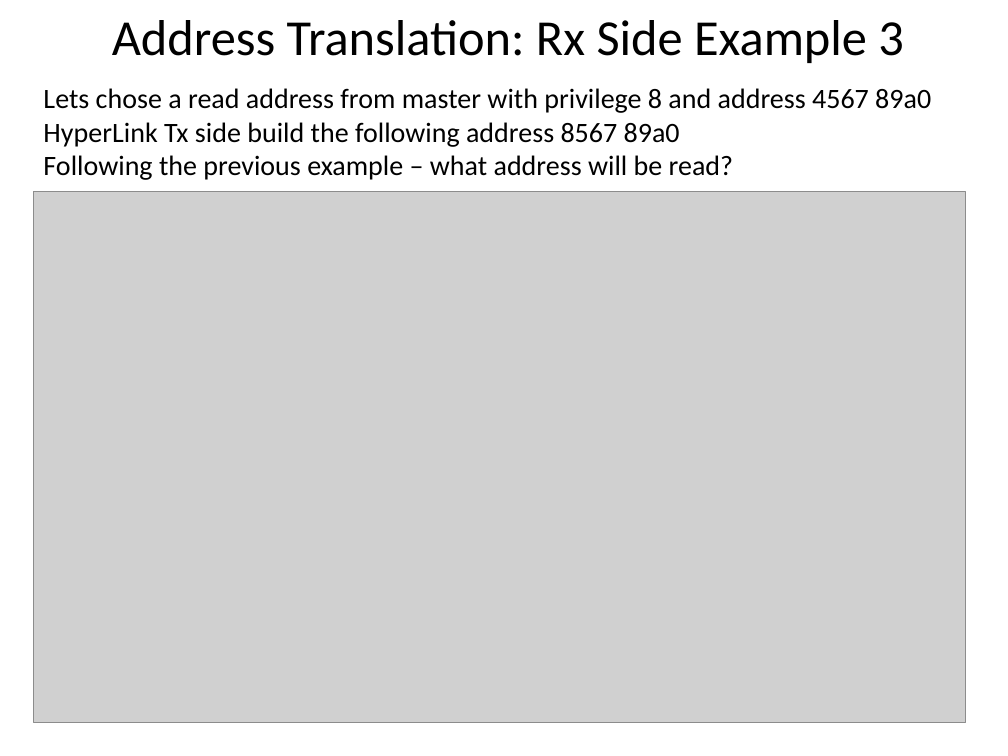
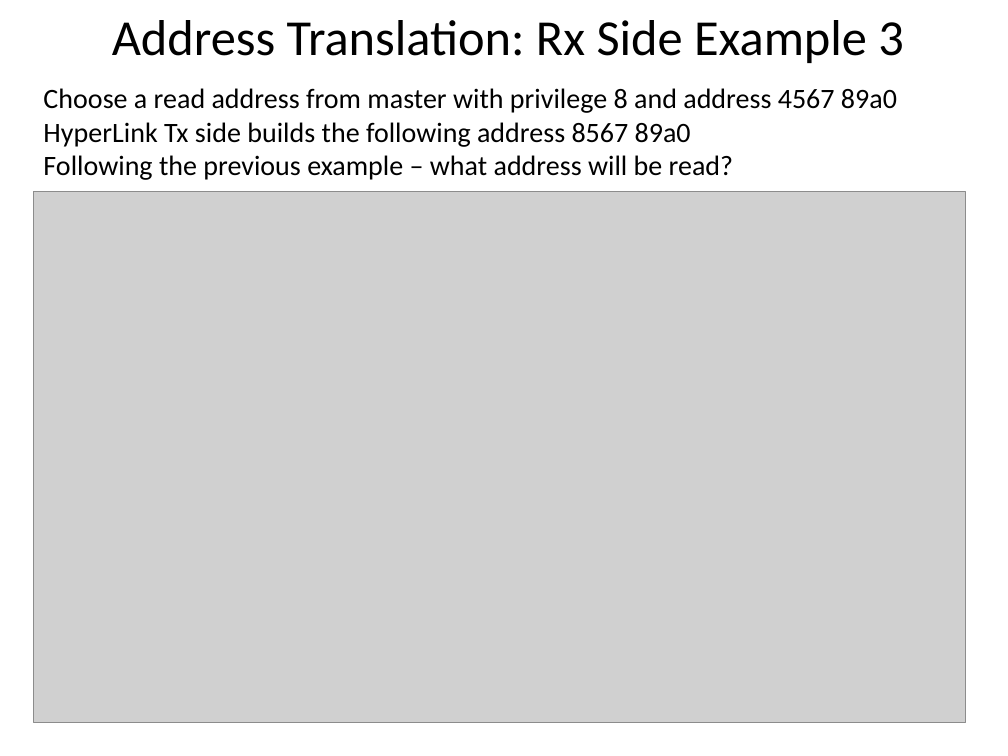
Before and after one commit to hari1989/keystone-workshop, a slide deck: slide 37 of slides/Intro to Hyperlink.pptx. Drawn at 1008x756 pixels with LibreOffice and Linux fonts; fonts in the diff are those of the drawing; grey boxes stand for pictures; background and template pictures are left out. Boxes give left, top, right and bottom in pixels: in the first picture for what was removed or moved away, otherwise in the second. Text is boxed around its words. In the diff, an @@ line names an element or a change of style, - is before the commit and + after.

```diff
--- a/slides/Intro to Hyperlink.pptx
+++ b/slides/Intro to Hyperlink.pptx
@@ text at box(43, 88, 897, 147): text changed @@
-Lets chose a read address from master with privilege 8 and address 4567 89a0
-HyperLink Tx side build the following address 8567 89a0
+Choose a read address from master with privilege 8 and address 4567 89a0
+HyperLink Tx side builds the following address 8567 89a0
```
Also in this commit, not shown: 5 other slides changed.
